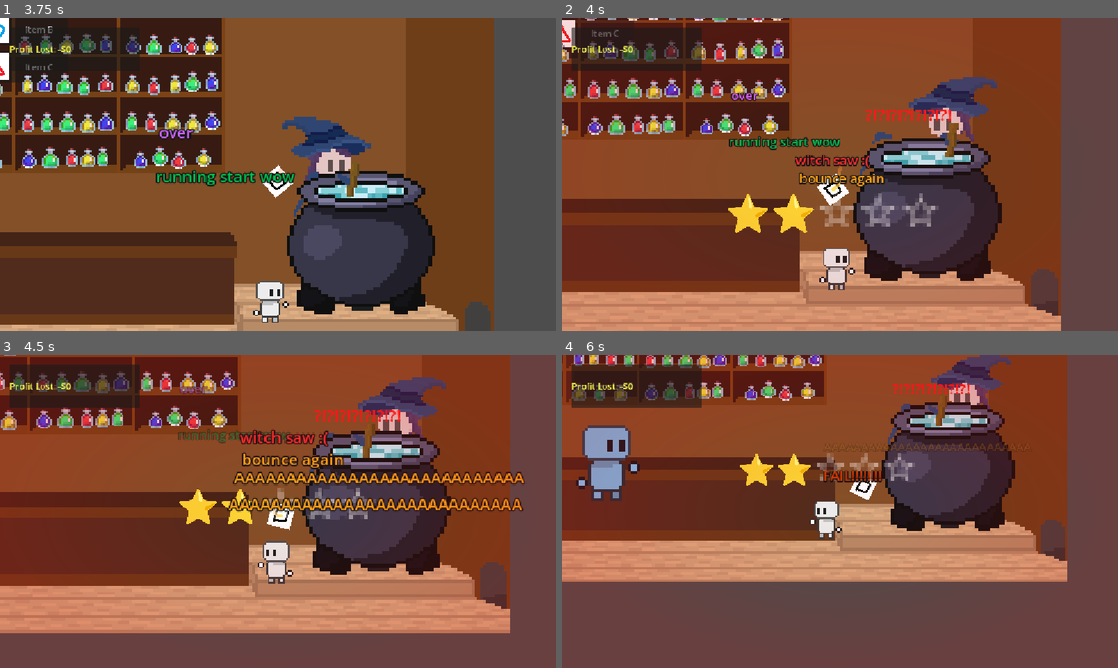
Above: before the commit, frames 1-4 (two rows, left to right).
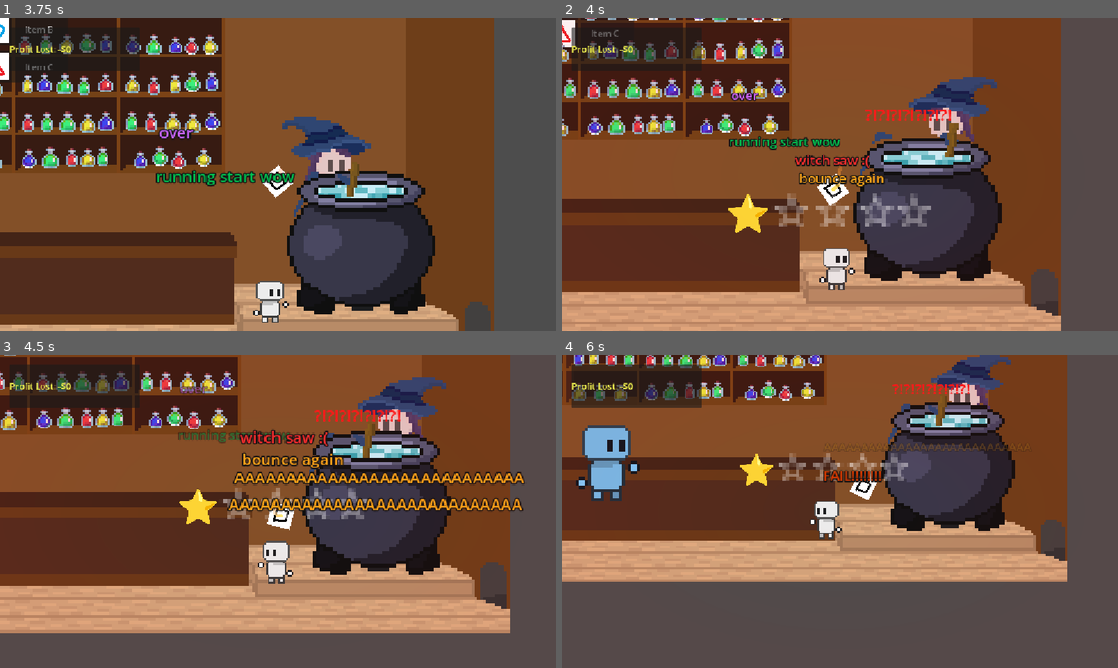
Above: after the commit, the same moments.

Repository: AntAntL/Jame-Gam-Oct2026_RAH
Game: Godot game, scene res://mainmenu.tscn
Two runs of this game, one before a commit and one after it. Both use one fixed random seed, a clock stepped at 60 frames per second and the inputs below. The engine's default icon, where the game draws it, is replaced by a stand-in: a white triangle on a blue panel in a dark square.
Inputs (mouse positions are in pixels of both pictures, inside the frame that each line leads up to):
- Up to frame 1 (3.75 s): click "play game" at 0.5 s; tap Enter at 1.25 s; move the mouse to (400, 158) at 1.27 s; hold D (right) 1.28-2 s; tap F (throw) at 1.35, 2.85 s; click (400, 158) at 1.42 s; tap W (jump) at 1.52, 1.82 s; drag from (294, 171) to (439, 205) at 2.02 s; move the mouse to (333, 105) at 2.77 s; hold D (right) 2.78-3.5 s; drag from (250, 237) to (111, 127) at 3.52 s
- Up to frame 2 (4 s): no input
- Up to frame 3 (4.5 s): move the mouse to (444, 558) at 4.27 s; hold A (left) from 4.28 s (still down); tap F (throw) at 4.35 s
- Up to frame 4 (6 s): tap W (jump) at 4.52, 4.82 s; release A (left) at 5 s; drag from (673, 464) to (756, 433) at 5.02 s; move the mouse to (867, 511) at 5.77 s; hold A (left) from 5.78 s (still down); tap F (throw) at 5.85 s; click (867, 511) at 5.92 s

Frame 1 is identical in both runs. In frame 2, 1.3% of the frame differs, in the area x 38-68%, y 56-69%; in frame 3, 1.2%; in frame 4, 3.1%, in the area x 2-78%, y 0-46%.

Commit message:
failing less detection

Diff:
--- a/witch.gd
+++ b/witch.gd
@@ -103,7 +103,7 @@
 		alert_label.modulate = Color(1.0, 0.1, 0.1, 1.0)
 
 	# Big sus
-	suspicion = min(suspicion + 1.6, MAX_SUSPICION)
+	suspicion = min(suspicion + 0.5, MAX_SUSPICION)
 	if suspicion >= MAX_SUSPICION:
 		game_over_triggered = true
 		if alert_label:
